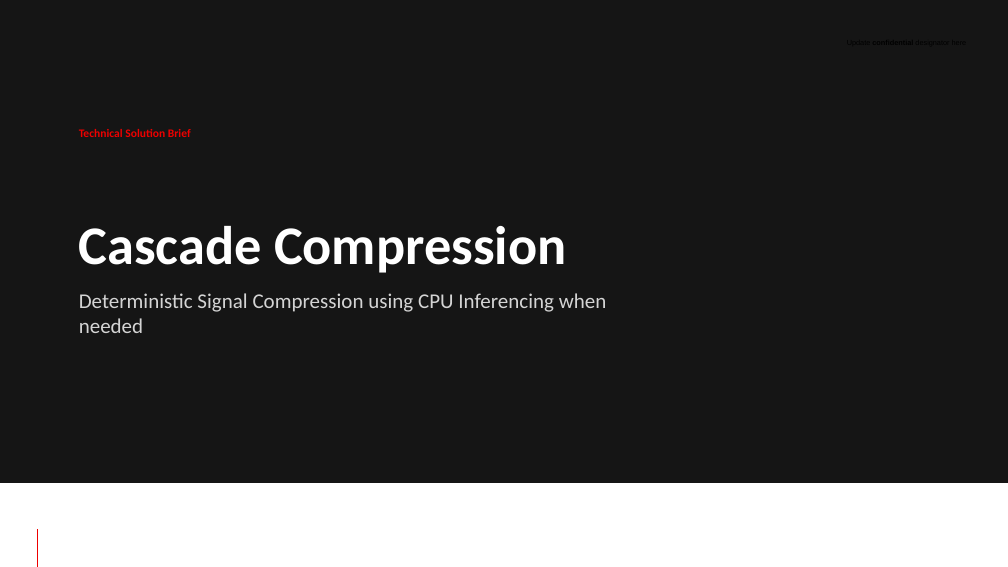
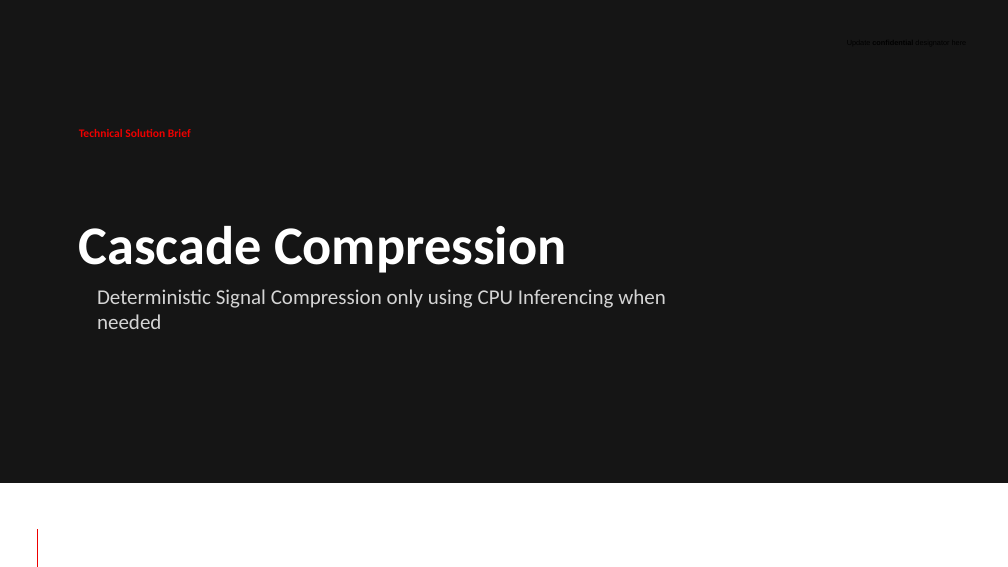
Before and after one commit to jkershawrh/cascade-compression, a slide deck: slide 1 of docs/Cascade-Compression-Whitepaper-Deck.pptx. Drawn at 1008x567 pixels with LibreOffice and Linux fonts; fonts in the diff are those of the drawing; background and template pictures are left out. Boxes give left, top, right and bottom in pixels: in the first picture for what was removed or moved away, otherwise in the second. Text is boxed around its words. In the diff, an @@ line names an element or a change of style, - is before the commit and + after.

```diff
--- a/docs/Cascade-Compression-Whitepaper-Deck.pptx
+++ b/docs/Cascade-Compression-Whitepaper-Deck.pptx
@@ subtitle at <box>97,289,666,329</box>: text changed @@
-Deterministic Signal Compression using CPU Inferencing when needed
+Deterministic Signal Compression only using CPU Inferencing when needed
```
Also in this commit, not shown: 5 other slides changed.
